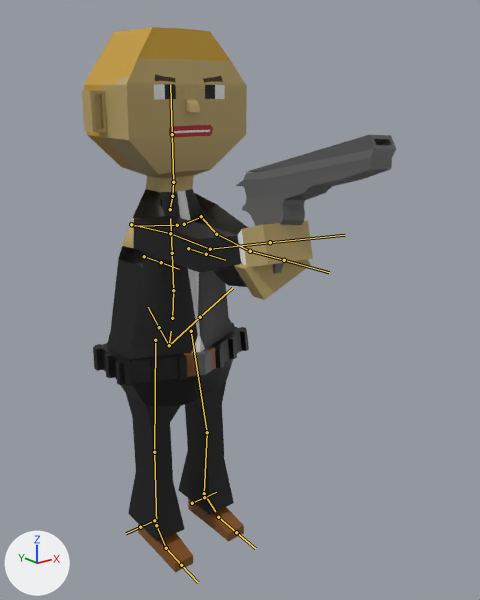
An edit to the FBX model CIA.fbx, drawn before and after from the same camera.
One viewpoint serves both versions: a camera (50 mm lens) standing at (-2.32, -3.6, 3.16) and looking at (0.06, -0.62, 1.97). Lighting does not change. The marker at lower left points along +X, +Y and +Z. Both versions are drawn at frame 1 of the action 'metarig|shoot'; the numbers are the values there. The bones that bend it are drawn over the model as lines.

Names of what the first picture shows: 'Cube', 'Gun'.
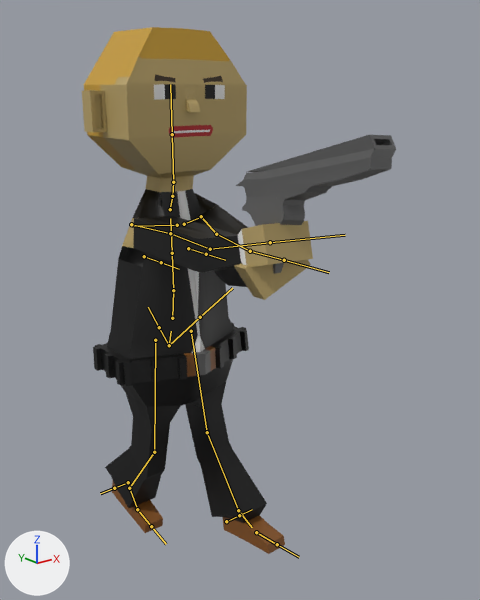
What differs and where, as boxes (x1, y1, x2, y2) in the pictures (480 x 600 px):
```json
{"object": "Cube", "change": "posed", "before": [82, 27, 313, 572], "after": [82, 27, 313, 554]}
{"bone": "shin.L", "before": "(207, 432) to (204, 493)", "after": "(207, 432) to (238, 510)"}
{"bone": "foot.L", "before": "(204, 493) to (215, 511)", "after": "(238, 510) to (252, 527)"}
{"bone": "shin.R", "before": "(154, 452) to (156, 525)", "after": "(154, 452) to (129, 488)"}
{"bone": "foot.R", "before": "(156, 525) to (166, 549)", "after": "(129, 488) to (138, 510)"}
```

Scene script edits in JSON lines:
```json
{"block": "bone_shin_l", "where": "bone_shin_l = bpy.data.objects['metarig'].pose.bones['shin.L']  # child of 'thigh.L'"}
{"op": "set", "path": "bone_shin_l.rotation_quaternion", "old": "(1.0, 0.031, 0.002, -0.001)", "new": "(0.943, -0.332, -0.022, 0.016)", "note": "degrees (3, 0, 0) -> degrees (-39, -2, 3)"}
{"block": "bone_foot_l", "where": "bone_foot_l = bpy.data.objects['metarig'].pose.bones['foot.L']  # child of 'shin.L'"}
{"op": "set", "path": "bone_foot_l.rotation_quaternion", "old": "(1.0, -0.009, 0.0, 0.0)", "new": "(0.964, 0.265, 0.0, 0.0)", "note": "degrees (-1, 0, 0) -> degrees (31, 0, 0)"}
{"block": "bone_shin_r", "where": "bone_shin_r = bpy.data.objects['metarig'].pose.bones['shin.R']  # child of 'thigh.R'"}
{"op": "set", "path": "bone_shin_r.rotation_quaternion", "old": "(1.0, 0.01, 0.0, 0.001)", "new": "(0.937, 0.346, -0.013, 0.032)", "note": "degrees (1, 0, 0) -> degrees (40, -3, 3)"}
{"block": "bone_foot_r", "where": "bone_foot_r = bpy.data.objects['metarig'].pose.bones['foot.R']  # child of 'shin.R'"}
{"op": "set", "path": "bone_foot_r.rotation_quaternion", "old": "(0.999, 0.036, 0.0, 0.0)", "new": "(0.967, -0.255, 0.0, 0.0)", "note": "degrees (4, 0, 0) -> degrees (-30, 0, 0)"}
```
